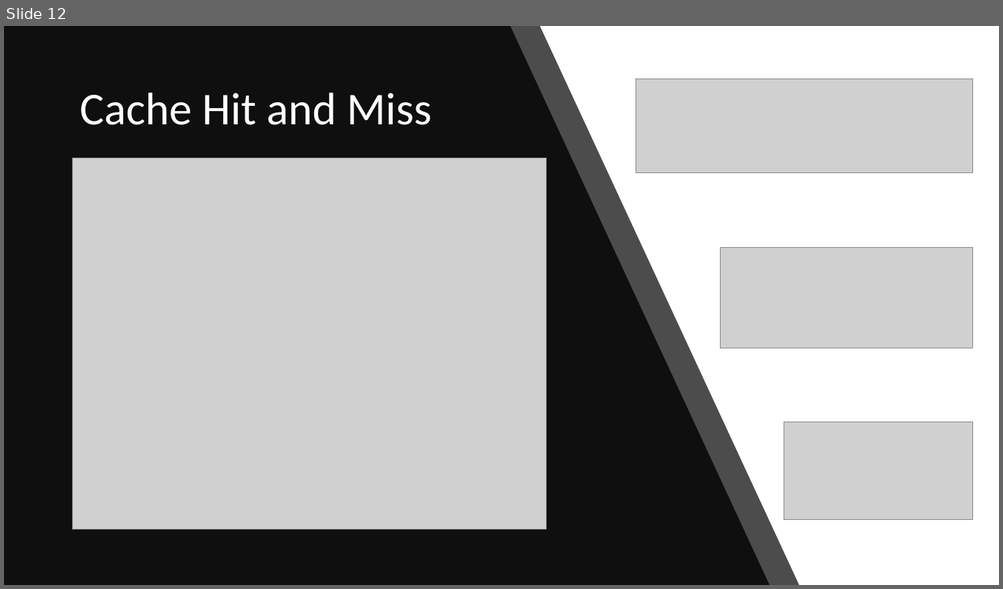
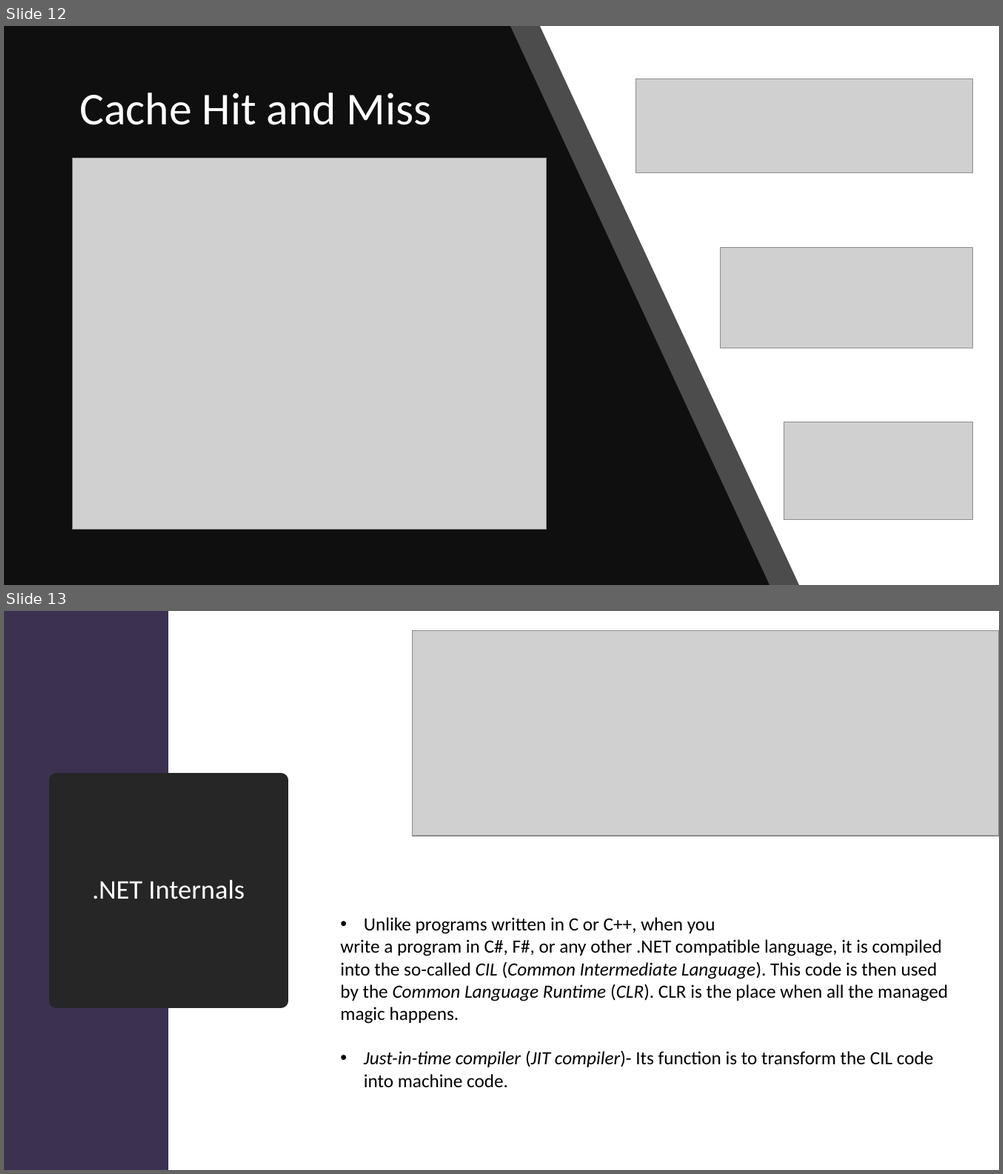
Before and after one commit to sheltertake/benchdotnet-playground, a slide deck: summary.pptx. Shown one above the other, each under a label of ours: slide 12 before the commit, slides 12 and 13 after it. The pictures are 1003x589 and 1003x1174 pixels, drawn with LibreOffice and Linux fonts; fonts in the diff are those of the drawing; grey boxes stand for pictures. Boxes give left, top, right and bottom in pixels: in the first picture for what was removed or moved away, otherwise in the second. Text is boxed around its words. In the diff, an @@ line names an element or a change of style, - is before the commit and + after.

```diff
--- a/summary.pptx
+++ b/summary.pptx
@@ slide 13 added at (4,611,999,1170), background #000000 @@
@@ rectangle added at (4,611,999,1170), fill #FFFFFF @@
@@ rectangle added at (4,611,168,1170), fill #3C3151 @@
@@ picture added at (412,630,999,835) @@
@@ title added at (57,780,281,1001), fill #262626, outline #262626 13.75 pt, 26 pt, text #FFFFFF @@
+.NET Internals
@@ text added at (340,917,948,1088), 18 pt, text #000000 @@
+• Unlike programs written in C or C++, when you
+write a program in C#, F#, or any other .NET compatible language, it is compiled into the so-called CIL (Common Intermediate Language). This code is then used by the Common Language Runtime (CLR). CLR is the place when all the managed magic happens.
+• Just-in-time compiler (JIT compiler)- Its function is to transform the CIL code into machine code.
```
Also in this commit, not shown: 10 other files.
